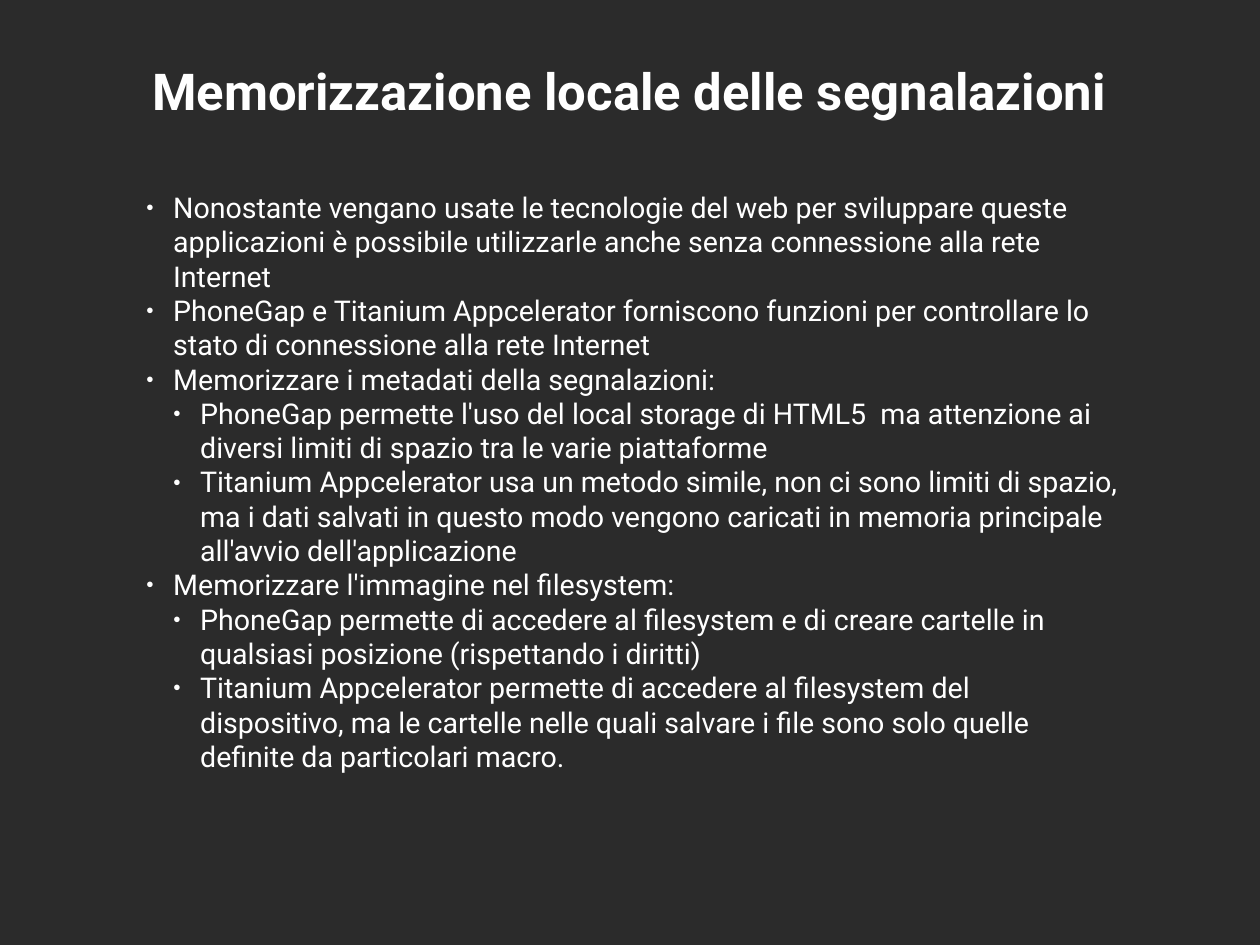
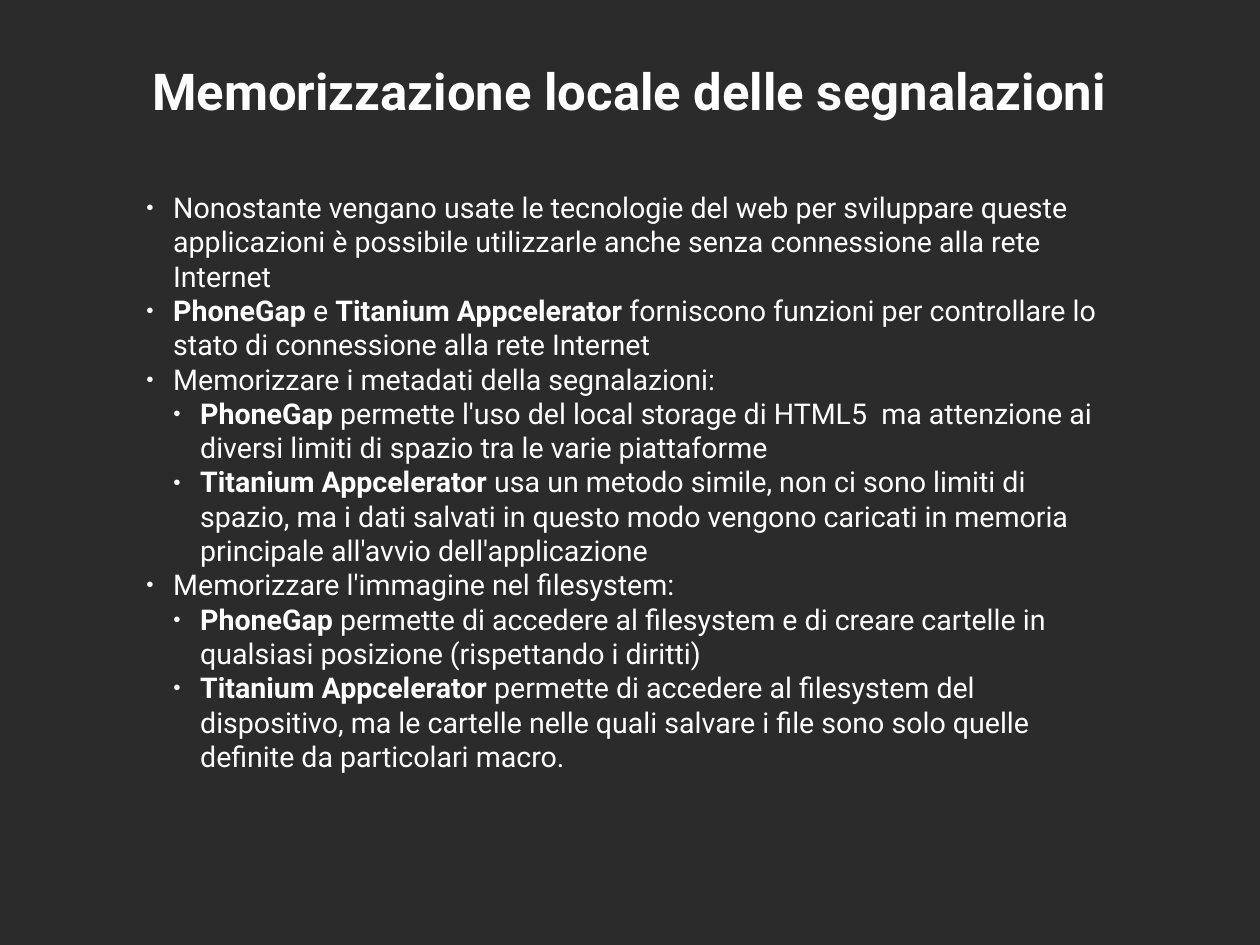
Before and after one commit to mircobe87/tesi-crossplatform, a slide deck: slide 8 of presentazione/presentazione.odp. Drawn at 1260x945 pixels with LibreOffice and Linux fonts; fonts in the diff are those of the drawing; background and template pictures are left out; a plain dark background stands for a picture behind light text. Boxes give left, top, right and bottom in pixels: in the first picture for what was removed or moved away, otherwise in the second. Text is boxed around its words. In the diff, an @@ line names an element or a change of style, - is before the commit and + after.

```diff
--- a/presentazione/presentazione.odp
+++ b/presentazione/presentazione.odp
@@ text at [173, 299, 1096, 773]: bold on in "PhoneGap Titanium Appcelerator", "PhoneGap", "Titanium Appcelerator", "PhoneGap" and 1 more places @@
```
Also in this commit, not shown: 1 slide added, 1 other file.
